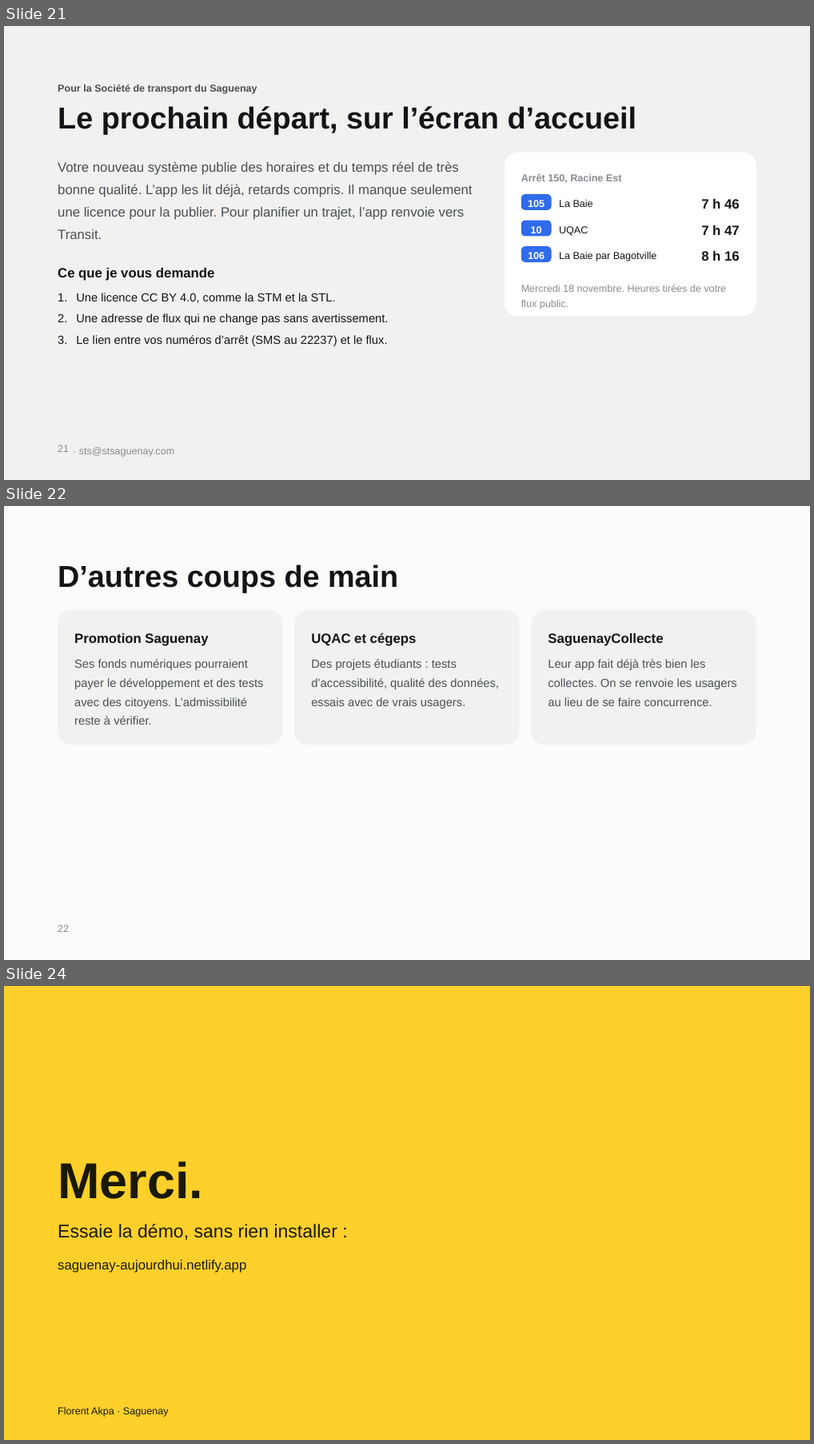
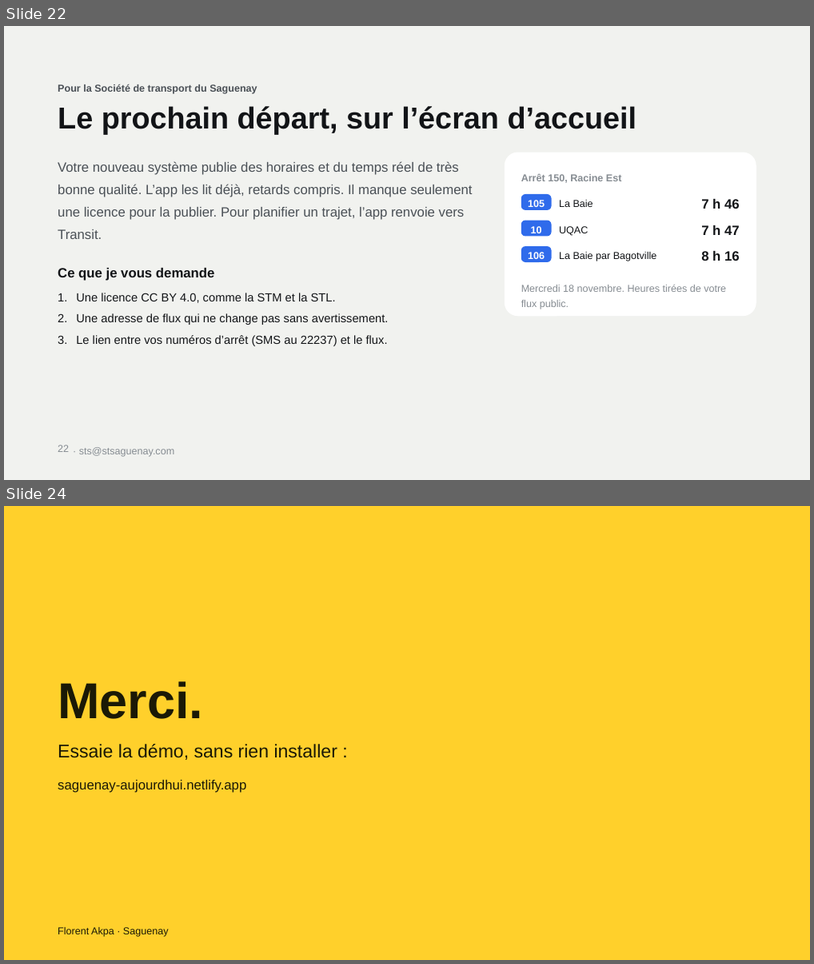
Before and after one commit to gotflo/saguenay_aujourdhui, a slide deck: Saguenay-Aujourdhui.pptx. Shown one above the other, each under a label of ours: slides 21, 22 and 24 before the commit, slides 22 and 24 after it; the slides between them are not shown. The pictures are 814x1444 and 814x964 pixels, drawn with LibreOffice and Linux fonts; fonts in the diff are those of the drawing. Boxes give left, top, right and bottom in pixels: in the first picture for what was removed or moved away, otherwise in the second. Text is boxed around its words. In the diff, an @@ line names an element or a change of style, - is before the commit and + after.

```diff
--- a/Saguenay-Aujourdhui.pptx
+++ b/Saguenay-Aujourdhui.pptx
@@ slide 22 removed at bbox=[4, 506, 810, 960], background #FBFBF9 @@
@@ title removed at bbox=[58, 564, 398, 592] @@
-D’autres coups de main
@@ rounded rectangle removed at bbox=[58, 610, 283, 744] @@
@@ rounded rectangle removed at bbox=[295, 610, 520, 744] @@
@@ rounded rectangle removed at bbox=[531, 610, 757, 744] @@
@@ text removed at bbox=[74, 633, 208, 646] @@
-Promotion Saguenay
@@ text removed at bbox=[311, 632, 417, 646] @@
-UQAC et cégeps
@@ text removed at bbox=[548, 633, 663, 646] @@
-SaguenayCollecte
@@ text removed at bbox=[74, 659, 264, 724] @@
-Ses fonds numériques pourraient payer le développement et des tests avec des citoyens. L’admissibilité reste à vérifier.
@@ text removed at bbox=[311, 659, 499, 708] @@
-Des projets étudiants : tests d’accessibilité, qualité des données, essais avec de vrais usagers.
@@ text removed at bbox=[548, 659, 737, 706] @@
-Leur app fait déjà très bien les collectes. On se renvoie les usagers au lieu de se faire concurrence.
@@ page number removed at bbox=[58, 924, 69, 932] @@
-22
@@ what was slide 21 is now slide 22 @@
@@ page number at bbox=[58, 444, 69, 452]: text changed @@
-21
+22
```
Also in this commit, not shown: 5 slides changed, 1 slide added, 1 other file.
